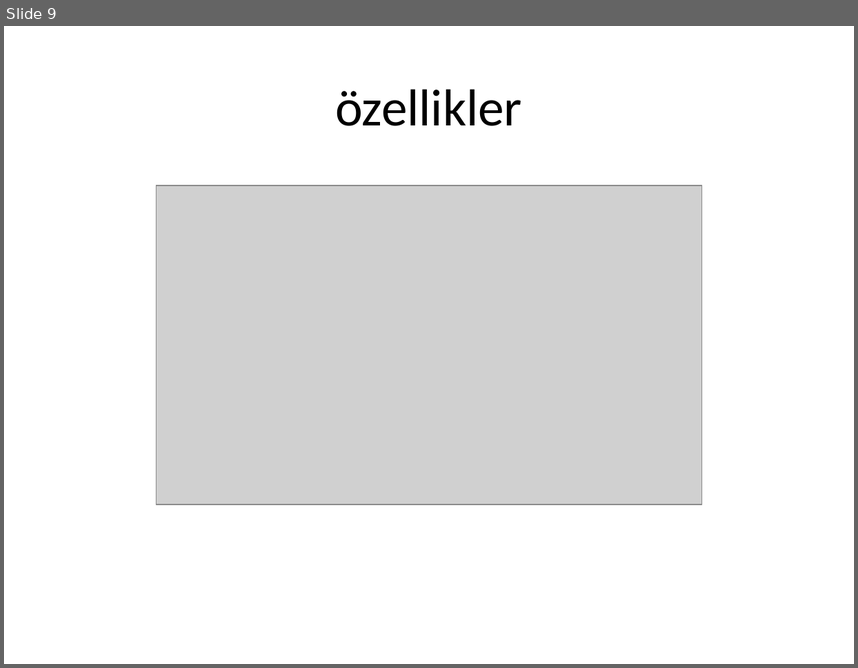
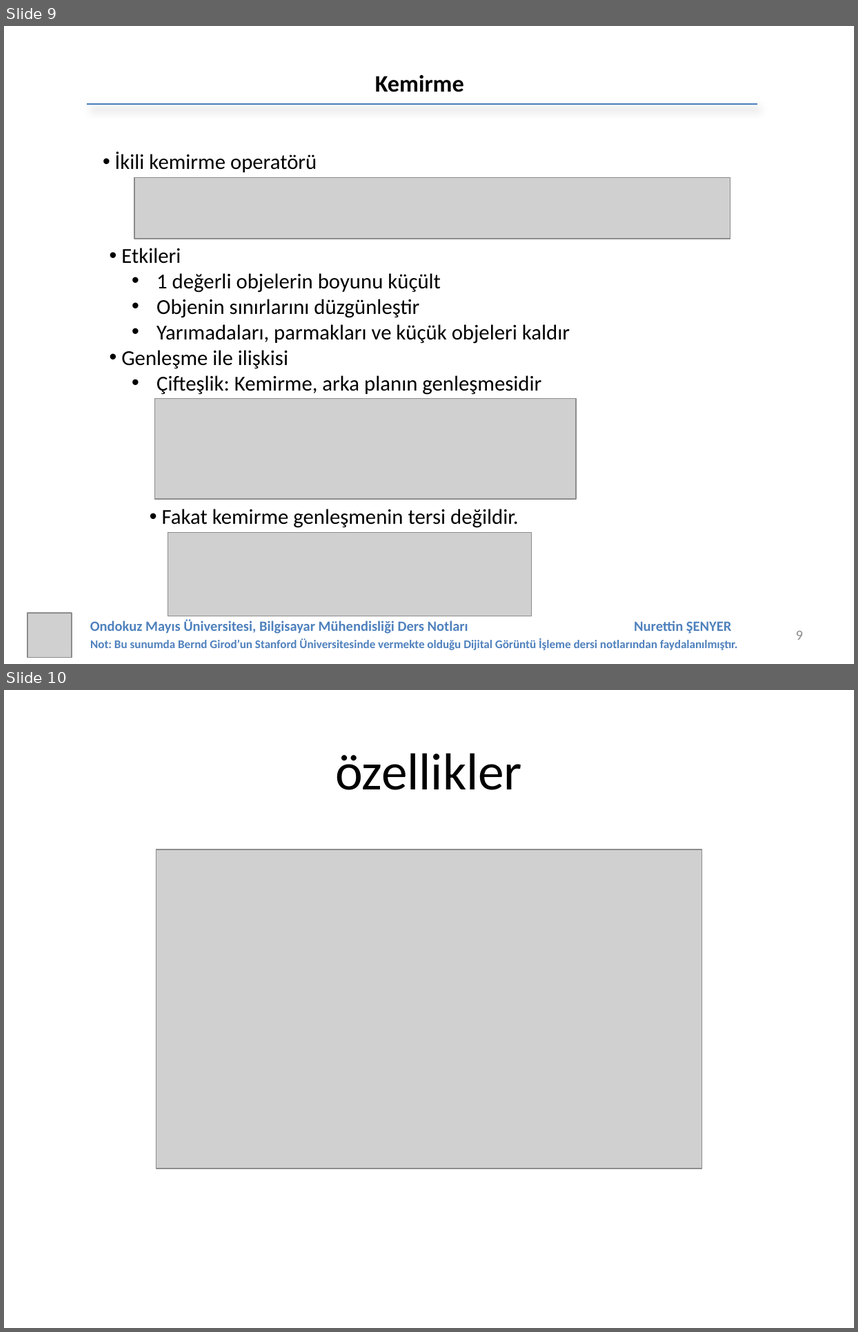
Before and after one commit to 19ceng/ce401dip, a slide deck: 07-morph/07-morph.pptx. Shown one above the other, each under a label of ours: slide 9 before the commit, slides 9 and 10 after it. The pictures are 858x668 and 858x1332 pixels, drawn with LibreOffice and Linux fonts; fonts in the diff are those of the drawing; grey boxes stand for pictures. Boxes give left, top, right and bottom in pixels: in the first picture for what was removed or moved away, otherwise in the second. Text is boxed around its words. In the diff, an @@ line names an element or a change of style, - is before the commit and + after.

```diff
--- a/07-morph/07-morph.pptx
+++ b/07-morph/07-morph.pptx
@@ slide 9 added at (4, 26, 854, 664), background #FFFFFF @@
@@ text added at (375, 75, 464, 92), 20 pt, text #000000, bold @@
+Kemirme
@@ line added from (87, 104) to (757, 104), #4B7EBC 1.25 pt @@
@@ text added at (115, 152, 317, 172), 18 pt, text #000000 @@
+• İkili kemirme operatörü
@@ picture added at (135, 177, 731, 239) @@
@@ text added at (121, 247, 570, 394), 18 pt, text #000000 @@
+• Etkileri
+  • 1 değerli objelerin boyunu küçült
+  • Objenin sınırlarını düzgünleştir
+  • Yarımadaları, parmakları ve küçük objeleri kaldır
+• Genleşme ile ilişkisi
+  • Çifteşlik: Kemirme, arka planın genleşmesidir
@@ picture added at (154, 399, 576, 499) @@
@@ text added at (162, 508, 519, 528), 18 pt, text #000000 @@
+• Fakat kemirme genleşmenin tersi değildir.
@@ picture added at (168, 532, 532, 615) @@
@@ picture added at (27, 612, 72, 657) @@
@@ text added at (90, 619, 738, 650), 10 pt, text #4F81BD, bold @@
+Ondokuz Mayıs Üniversitesi, Bilgisayar Mühendisliği Ders Notları Nurettin ŞENYER
+Not: Bu sunumda Bernd Girod’un Stanford Üniversitesinde vermekte olduğu Dijital Görüntü İşleme dersi notlarından faydalanılmıştır.
@@ page number added at (796, 630, 803, 639), 12 pt, text #8C8C8C @@
+9
@@ what was slide 9 is now slide 10 @@
```
Also in this commit, not shown: 4 slides changed, 27 other slides added, 4 slides removed, 1 other file.
